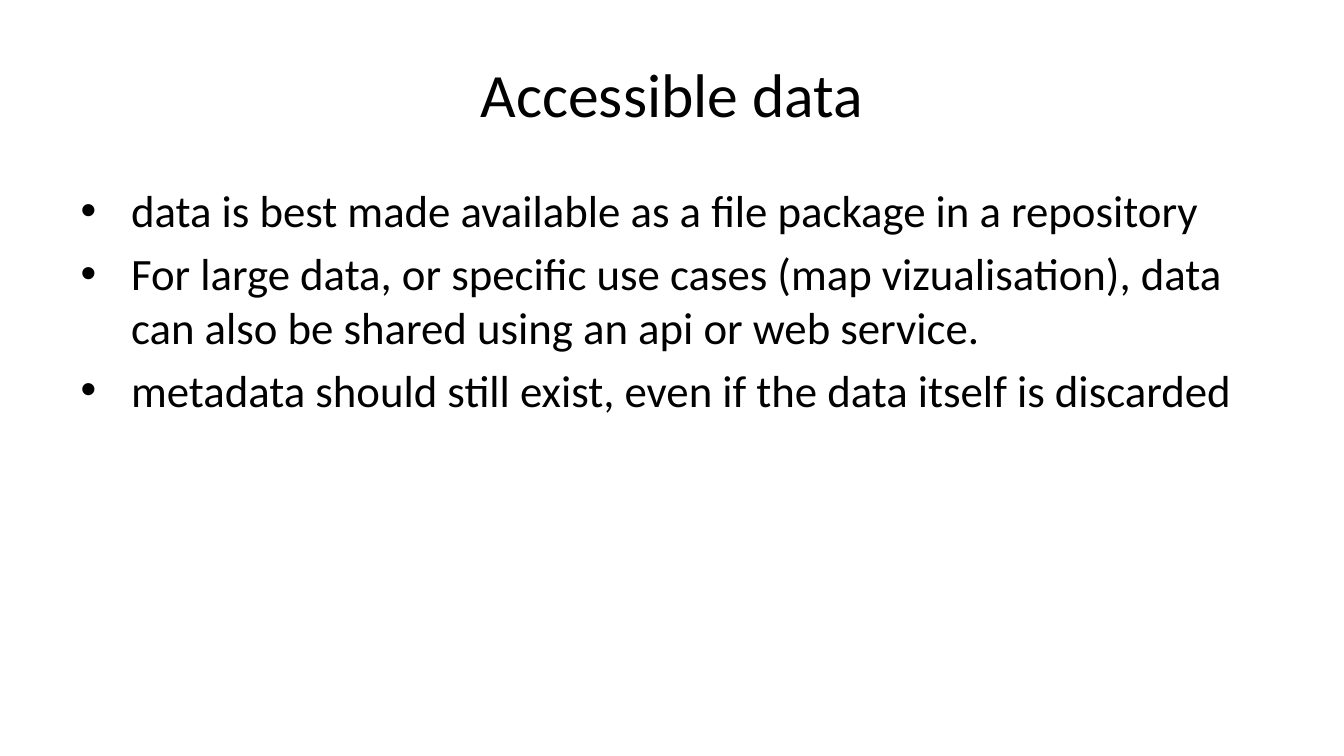
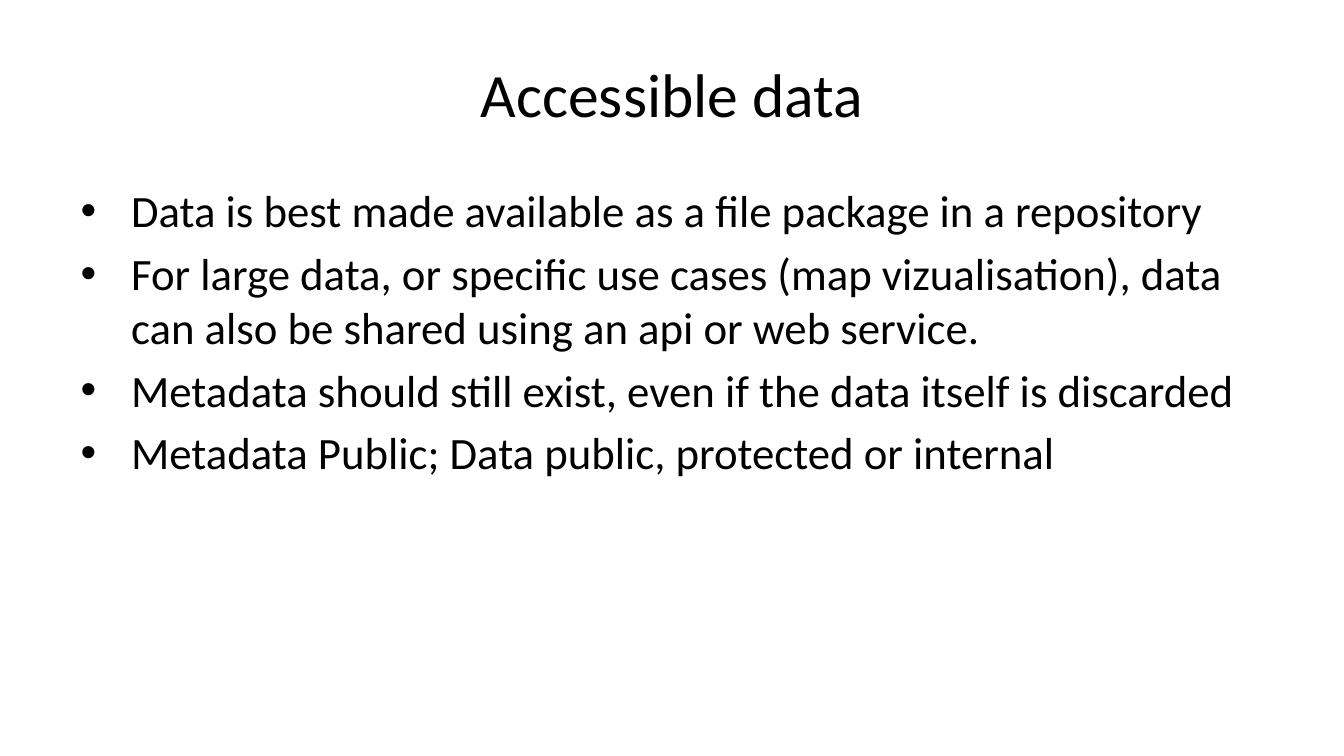
Before and after one commit to pvgenuchten/slides, a slide deck: slide 13 of slides/2026-soil-information-systems-for-decision-making-in-africa.pptx (slide 11 before the commit). Drawn at 1344x756 pixels with LibreOffice and Linux fonts; fonts in the diff are those of the drawing. Boxes give left, top, right and bottom in pixels: in the first picture for what was removed or moved away, otherwise in the second. Text is boxed around its words. In the diff, an @@ line names an element or a change of style, - is before the commit and + after.

```diff
--- a/slides/2026-soil-information-systems-for-decision-making-in-africa.pptx
+++ b/slides/2026-soil-information-systems-for-decision-making-in-africa.pptx
@@ text at [131, 196, 1201, 235]: text changed @@
-• data is best made available as a file package in a repository
+• Data is best made available as a file package in a repository
@@ text at [131, 376, 1234, 477]: text changed @@
-• metadata should still exist, even if the data itself is discarded
+• Metadata should still exist, even if the data itself is discarded
+• Metadata Public; Data public, protected or internal
```
Also in this commit, not shown: 4 other slides changed, 2 slides added, 13 other files.
